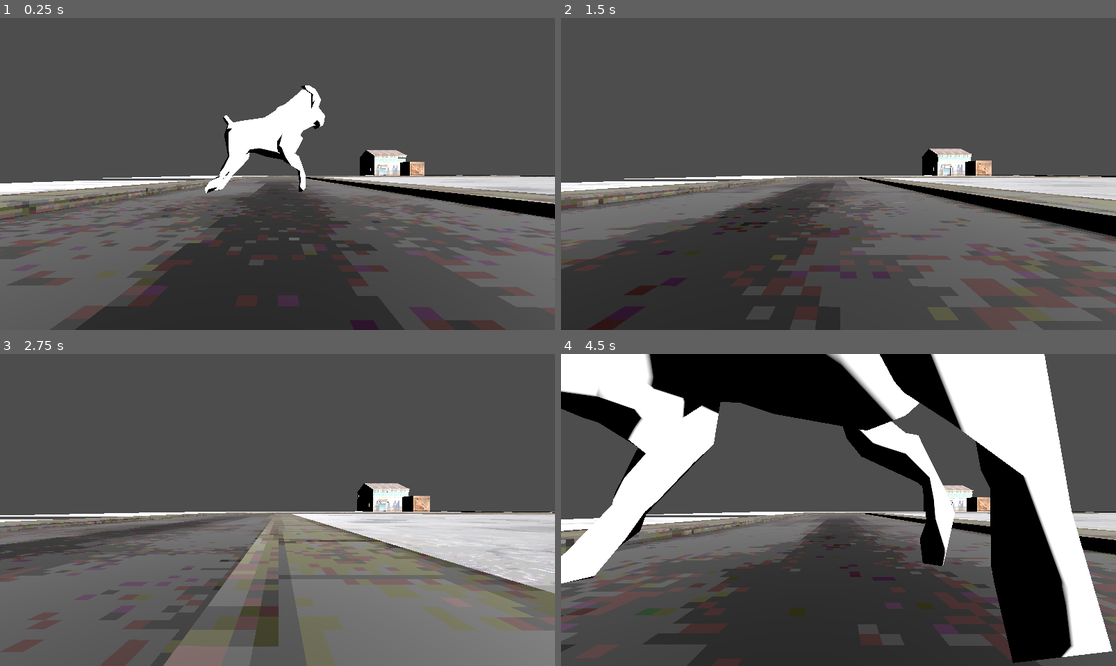
Above: before the commit, frames 1-4 (two rows, left to right).
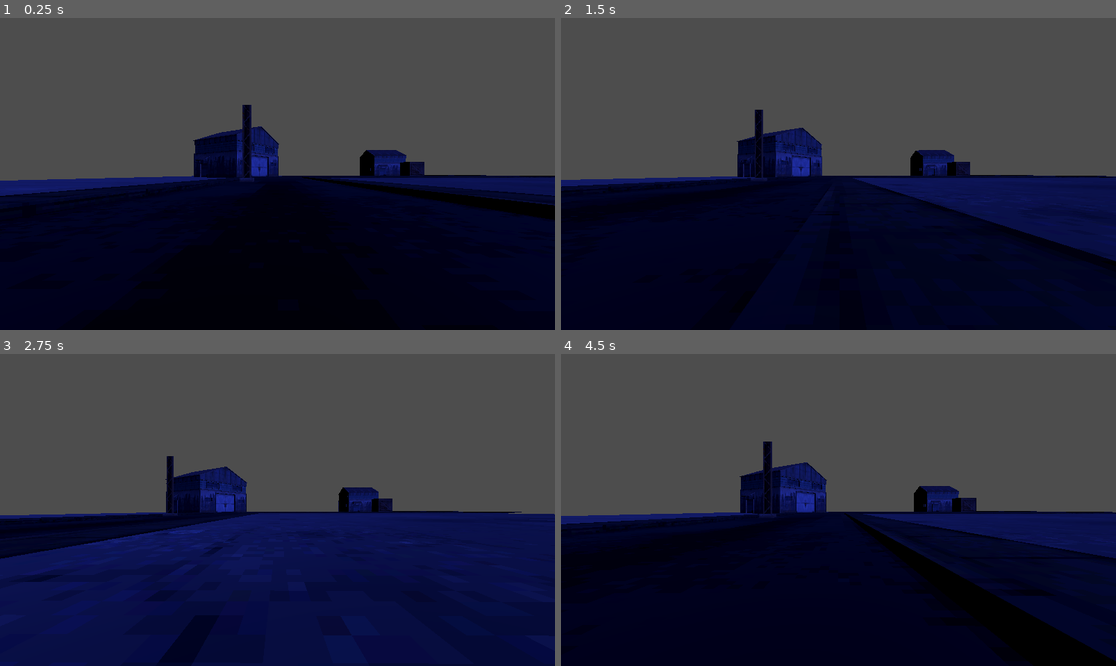
Above: after the commit, the same moments.

Repository: STBNgs/scream_jam_2025
Game: Godot game, scene res://Scenes/exterior_1.tscn
Same seed, same stepped clock (60 frames per second), same inputs: the game is played once before the commit and once after it.
Inputs:
- Up to frame 1 (0.25 s): no input
- Up to frame 2 (1.5 s): tap Enter (ui_accept) at 0.5, 0.77 s; hold Right (ui_right) 0.53-1.28 s; hold Down (ui_down) from 1.28 s (still down)
- Up to frame 3 (2.75 s): tap Enter (ui_accept) at 1.52 s; release Down (ui_down) at 2.03 s; hold Right (ui_right) from 2.03 s (still down)
- Up to frame 4 (4.5 s): release Right (ui_right) at 2.78 s; hold Up (ui_up) 2.78-3.53 s; tap Enter (ui_accept) at 3.02, 3.77 s; hold Left (ui_left) from 3.53 s (still down)

The runs differ from the first frame. In frame 1, 53% of the frame differs, in the area x 0-100%, y 21-100%; in frame 2, 52%; in frame 3, 52%; in frame 4, 79%, in the area x 0-100%, y 0-100%.

Commit message:
simplificacion juego, eliminando perro, agregar casa, agregado mesh de la casa y su colision, usando piso como un solo gran static body con mesh cuadrado aplanado, cambiando luz a azul obscuro, modificado el movimiento

Diff:
--- a/Scenes/exterior_1.tscn
+++ b/Scenes/exterior_1.tscn
@@ -1,124 +1,31 @@
-[gd_scene load_steps=16 format=3 uid="uid://blkr4clxs8gpa"]
+[gd_scene load_steps=13 format=3 uid="uid://blkr4clxs8gpa"]
 
 [ext_resource type="ArrayMesh" uid="uid://p2d0prym7166" path="res://ModelosIndustrial/Industrial_exterior_v2_Road_long.res" id="1_n15es"]
 [ext_resource type="ArrayMesh" uid="uid://c30ln5l4ivop3" path="res://ModelosIndustrial/Industrial_exterior_v2_Road_short.res" id="2_b5sfw"]
 [ext_resource type="ArrayMesh" uid="uid://daemjlwianefy" path="res://ModelosIndustrial/Industrial_exterior_v2_Road_turn_1.res" id="3_2bkhb"]
 [ext_resource type="ArrayMesh" uid="uid://1atomhatasjn" path="res://ModelosIndustrial/Industrial_exterior_v2_Road_turn_3.res" id="4_a5obf"]
-[ext_resource type="Script" path="res://Scenes/perro.gd" id="4_c4n38"]
 [ext_resource type="ArrayMesh" uid="uid://bqyccevks32em" path="res://ModelosIndustrial/Industrial_exterior_v2_Alphalt_Floor.res" id="5_n6ve7"]
 [ext_resource type="ArrayMesh" uid="uid://cossqg61tjih7" path="res://ModelosIndustrial/Industrial_exterior_v2_Box_wood.res" id="6_nk37w"]
 [ext_resource type="ArrayMesh" uid="uid://dnkwxpm1x7a0k" path="res://ModelosIndustrial/Industrial_exterior_v2_Building_2.res" id="7_4w8qm"]
-[ext_resource type="PackedScene" uid="uid://b61j038w5osqn" path="res://enemies/low res scary dog.fbx" id="8_bny88"]
+[ext_resource type="ArrayMesh" uid="uid://b28dffjr16874" path="res://ModelosIndustrial/Industrial_exterior_v2_Bridges_support_1.res" id="9_qwbu7"]
 [ext_resource type="Script" path="res://Scripts/player.gd" id="10_3yg3n"]
 
-[sub_resource type="SphereShape3D" id="SphereShape3D_76bdv"]
+[sub_resource type="BoxShape3D" id="BoxShape3D_ndr65"]
+size = Vector3(1.08203, 1.00964, 1.26147)
 
 [sub_resource type="BoxShape3D" id="BoxShape3D_fmw67"]
 
 [sub_resource type="BoxShape3D" id="BoxShape3D_8l3sk"]
-size = Vector3(0.918091, 1, 1)
-
-[sub_resource type="NavigationMesh" id="NavigationMesh_8uyst"]
-
-[sub_resource type="PlaneMesh" id="PlaneMesh_8fcvt"]
+size = Vector3(0.918091, 1, 2.01025)
 
 [node name="Exterior1" type="Node3D"]
 
 [node name="calles" type="Node" parent="."]
 
 [node name="IndustrialExteriorV2AlphaltFloor4" type="MeshInstance3D" parent="calles"]
-transform = Transform3D(1, 0, 0, 0, 1, 0, 0, 0, 1, 13.3667, -1.90735e-06, 12.0138)
+transform = Transform3D(7.24292, 0, 0, 0, 1, 0, 0, 0, 5.56381, 45.2424, -0.272699, 12.9099)
 mesh = ExtResource("5_n6ve7")
 skeleton = NodePath("../..")
-
-[node name="IndustrialExteriorV2AlphaltFloor3" type="MeshInstance3D" parent="calles"]
-transform = Transform3D(1, 0, 0, 0, 1, 0, 0, 0, 1, -2.63744, 0, 11.9446)
-mesh = ExtResource("5_n6ve7")
-skeleton = NodePath("../..")
-
-[node name="IndustrialExteriorV2AlphaltFloor2" type="MeshInstance3D" parent="calles"]
-transform = Transform3D(1, 0, 0, 0, 1, 0, 0, 0, 1, 13.8182, -0.206238, -11.9096)
-mesh = ExtResource("5_n6ve7")
-skeleton = NodePath("../..")
-
-[node name="IndustrialExteriorV2AlphaltFloor" type="MeshInstance3D" parent="calles"]
-transform = Transform3D(1, 0, 0, 0, 1, 0, 0, 0, 1, -1.95541, -0.261307, -11.9574)
-mesh = ExtResource("5_n6ve7")
-skeleton = NodePath("../..")
-
-[node name="IndustrialExteriorV2AlphaltFloor6" type="MeshInstance3D" parent="calles"]
-transform = Transform3D(1, 0, 0, 0, 1, 0, 0, 0, 1, 29.5467, 0, -11.7691)
-mesh = ExtResource("5_n6ve7")
-skeleton = NodePath("../..")
-
-[node name="IndustrialExteriorV2AlphaltFloor7" type="MeshInstance3D" parent="calles"]
-transform = Transform3D(0.862637, 0, 0.505823, 0, 1, 0, -0.505823, 0, 0.862637, 41.2725, 0.065464, -7.62139)
-mesh = ExtResource("5_n6ve7")
-
-[node name="IndustrialExteriorV2AlphaltFloor8" type="MeshInstance3D" parent="calles"]
-transform = Transform3D(1, 0, 0, 0, 1, 0, 0, 0, 1, 46.4431, 0, 5.20906)
-mesh = ExtResource("5_n6ve7")
-
-[node name="IndustrialExteriorV2AlphaltFloor9" type="MeshInstance3D" parent="calles"]
-transform = Transform3D(1, 0, 0, 0, 1, 0, 0, 0, 1, 44.2681, 0, -11.8465)
-mesh = ExtResource("5_n6ve7")
-
-[node name="IndustrialExteriorV2AlphaltFloor10" type="MeshInstance3D" parent="calles"]
-transform = Transform3D(1, 0, 0, 0, 1, 0, 0, 0, 1, 50.2325, 0, -9.26947)
-mesh = ExtResource("5_n6ve7")
-
-[node name="IndustrialExteriorV2AlphaltFloor11" type="MeshInstance3D" parent="calles"]
-transform = Transform3D(1, 0, 0, 0, 1, 0, 0, 0, 1, 46.4097, 0, 19.2191)
-mesh = ExtResource("5_n6ve7")
-
-[node name="IndustrialExteriorV2AlphaltFloor12" type="MeshInstance3D" parent="calles"]
-transform = Transform3D(1, 0, 0, 0, 1, 0, 0, 0, 1, 21.9787, 0, 27.7599)
-mesh = ExtResource("5_n6ve7")
-skeleton = NodePath("../..")
-
-[node name="IndustrialExteriorV2AlphaltFloor13" type="MeshInstance3D" parent="calles"]
-transform = Transform3D(1, 0, 0, 0, 1, 0, 0, 0, 1.19605, 46.6673, 0, 35.4037)
-mesh = ExtResource("5_n6ve7")
-skeleton = NodePath("../..")
-
-[node name="IndustrialExteriorV2AlphaltFloor14" type="MeshInstance3D" parent="calles"]
-transform = Transform3D(0.928667, 0, 0.370914, 0, 1, 0, -0.370914, 0, 0.928667, 25.0878, 0, 52.6634)
-mesh = ExtResource("5_n6ve7")
-skeleton = NodePath("../..")
-
-[node name="IndustrialExteriorV2AlphaltFloor15" type="MeshInstance3D" parent="calles"]
-transform = Transform3D(1, 0, 0, 0, 1, 0, 0, 0, 1, 37.1257, 0, 61.2321)
-mesh = ExtResource("5_n6ve7")
-skeleton = NodePath("../..")
-
-[node name="IndustrialExteriorV2AlphaltFloor16" type="MeshInstance3D" parent="calles"]
-transform = Transform3D(1, 0, 0, 0, 1, 0, 0, 0, 1, 22.4189, 0, 43.0107)
-mesh = ExtResource("5_n6ve7")
-skeleton = NodePath("../..")
-
-[node name="IndustrialExteriorV2AlphaltFloor17" type="MeshInstance3D" parent="calles"]
-transform = Transform3D(1, 0, 0, 0, 1, 0, 0, 0, 1, 52.5849, 0, 61.2908)
-mesh = ExtResource("5_n6ve7")
-skeleton = NodePath("../..")
-
-[node name="IndustrialExteriorV2AlphaltFloor18" type="MeshInstance3D" parent="calles"]
-transform = Transform3D(1, 0, 0, 0, 1, 0, 0, 0, 1, 65.0718, 0, 61.8153)
-mesh = ExtResource("5_n6ve7")
-skeleton = NodePath("../..")
-
-[node name="IndustrialExteriorV2AlphaltFloor19" type="MeshInstance3D" parent="calles"]
-transform = Transform3D(1, 0, 0, 0, 1, 0, 0, 0, 1, 61.2963, 0, 37.4075)
-mesh = ExtResource("5_n6ve7")
-skeleton = NodePath("../..")
-
-[node name="IndustrialExteriorV2AlphaltFloor20" type="MeshInstance3D" parent="calles"]
-transform = Transform3D(1, 0, 0, 0, 1, 0, 0, 0, 1, 76.9583, 0, 37.6062)
-mesh = ExtResource("5_n6ve7")
-skeleton = NodePath("../..")
-
-[node name="IndustrialExteriorV2AlphaltFloor5" type="MeshInstance3D" parent="calles"]
-transform = Transform3D(1, 0, 0, 0, 1, 0, 0, 0, 1, 22.3262, -3.8147e-06, 11.972)
-mesh = ExtResource("5_n6ve7")
 
 [node name="EdificioCajas" type="Node" parent="."]
 
@@ -132,41 +39,18 @@
 mesh = ExtResource("7_4w8qm")
 skeleton = NodePath("../..")
 
+[node name="StaticBody3D" type="StaticBody3D" parent="EdificioCajas"]
+
+[node name="IndustrialExteriorV2Building3" type="MeshInstance3D" parent="EdificioCajas/StaticBody3D"]
+transform = Transform3D(0.528498, 0, 0.848935, 0, 1, 0, -0.848935, 0, 0.528498, 39.6997, 0, -7.2756)
+mesh = ExtResource("7_4w8qm")
+skeleton = NodePath("../../..")
+
+[node name="CollisionShape3D" type="CollisionShape3D" parent="EdificioCajas/StaticBody3D"]
+transform = Transform3D(9.46567, 0, -4.43948, 0, 7.2656, 0, 5.90539, 0, 7.11598, 39.9741, 2.96512, -7.85487)
+shape = SubResource("BoxShape3D_ndr65")
+
 [node name="Enemigos" type="Node" parent="."]
-
-[node name="Perro" type="CharacterBody3D" parent="Enemigos"]
-script = ExtResource("4_c4n38")
-
-[node name="Modelo" parent="Enemigos/Perro" instance=ExtResource("8_bny88")]
-transform = Transform3D(1, 0, 0, 0, 1, 0, 0, 0, 1, 3.3388, 0.930032, -0.210743)
-
-[node name="NavigationAgent3D" type="NavigationAgent3D" parent="Enemigos/Perro"]
-
-[node name="Area3D" type="Area3D" parent="Enemigos/Perro"]
-transform = Transform3D(1, 0, 0, 0, 1, 0, 0, 0, 1, 61.4709, 0.930032, 49.1023)
-
-[node name="CollisionShape3D" type="CollisionShape3D" parent="Enemigos/Perro/Area3D"]
-transform = Transform3D(1.60608, 0, 0, 0, 1.60608, 0, 0, 0, 1.60608, 0, 0, 0)
-shape = SubResource("SphereShape3D_76bdv")
-
-[node name="CollisionShape3D" type="CollisionShape3D" parent="Enemigos/Perro"]
-
-[node name="Timer" type="Timer" parent="Enemigos/Perro"]
-
-[node name="PatrolPoints" type="Node3D" parent="Enemigos/Perro"]
-transform = Transform3D(1, 0, 0, 0, 1, 0, 0, 0, 1, 0.106391, 0.00761414, -0.0407982)
-
-[node name="P0" type="Marker3D" parent="Enemigos/Perro/PatrolPoints"]
-transform = Transform3D(1, 0, 0, 0, 1, 0, 0, 0, 1, 21.6996, 1.50526, 16.3697)
-
-[node name="P1" type="Marker3D" parent="Enemigos/Perro/PatrolPoints"]
-transform = Transform3D(1, 0, 0, 0, 1, 0, 0, 0, 1, 43.2509, 0, 0)
-
-[node name="P2" type="Marker3D" parent="Enemigos/Perro/PatrolPoints"]
-transform = Transform3D(1, 0, 0, 0, 1, 0, 0, 0, 1, 47.0971, 0, 40.83)
-
-[node name="P3" type="Marker3D" parent="Enemigos/Perro/PatrolPoints"]
-transform = Transform3D(8.61032, 0, 0, 0, 4.17066, 0, 0, 0, 5.65672, 27.1175, 2.13483, 49.774)
 
 [node name="Player" type="Node" parent="."]
 
@@ -221,7 +105,7 @@
 [node name="StaticBody3D" type="StaticBody3D" parent="Pista"]
 
 [node name="CollisionShape3D" type="CollisionShape3D" parent="Pista/StaticBody3D"]
-transform = Transform3D(19.1278, 0, 0, 0, -0.0740039, 0, 0, 0, 8.8172, -1.14084, -0.068609, 0)
+transform = Transform3D(139.553, 0, 0, 0, -0.107328, 0, 0, 0, 38.4677, 51.7512, -0.068609, 19.25)
 shape = SubResource("BoxShape3D_8l3sk")
 
 [node name="IndustrialExteriorV2RoadLong" type="MeshInstance3D" parent="Pista/StaticBody3D"]
@@ -229,21 +113,17 @@
 mesh = ExtResource("1_n15es")
 skeleton = NodePath("../../..")
 
-[node name="NavigationRegion3D" type="NavigationRegion3D" parent="Pista/StaticBody3D/IndustrialExteriorV2RoadLong"]
-transform = Transform3D(3.5649, 0, -2.84217e-14, 0, 1, 0, -1.42109e-14, 0, 6.42327, 0, 0.15711, 0)
-navigation_mesh = SubResource("NavigationMesh_8uyst")
+[node name="luz" type="Node" parent="."]
 
-[node name="MallaNavegacionPerro" type="Node" parent="."]
-
-[node name="NavigationRegion3D" type="NavigationRegion3D" parent="MallaNavegacionPerro"]
-
-[node name="MeshInstance3D" type="MeshInstance3D" parent="MallaNavegacionPerro/NavigationRegion3D"]
-transform = Transform3D(1, 0, 0, 0, 1, 0, 0, 0, 1, 8.32082, 0.78563, 0)
-mesh = SubResource("PlaneMesh_8fcvt")
-
-[node name="Node" type="Node" parent="."]
-
-[node name="DirectionalLight3D" type="DirectionalLight3D" parent="Node"]
+[node name="DirectionalLight3D" type="DirectionalLight3D" parent="luz"]
 transform = Transform3D(-0.458991, 0.65216, -0.603336, -0.888441, -0.336922, 0.311698, 0, 0.679096, 0.73405, 0, 55.3332, 0.0319405)
+light_color = Color(0.0588235, 0.0901961, 0.360784, 1)
 light_energy = 11.555
 sky_mode = 1
+
+[node name="MiscCalle" type="Node" parent="."]
+
+[node name="IndustrialExteriorV2BridgesSupport1" type="MeshInstance3D" parent="MiscCalle"]
+transform = Transform3D(1, 0, 0, 0, 1, 0, 0, 0, 1, 13.794, 0, -2.15869)
+mesh = ExtResource("9_qwbu7")
+skeleton = NodePath("../..")
--- a/Scripts/Perro/low_res_scary_dog.gd
+++ /dev/null
@@ -1,37 +0,0 @@
-extends CharacterBody3D
-
-@onready var nav_agent: NavigationAgent3D = $NavigationAgent3D
-@onready var vision_area: Area3D = $Area3D
-
-var velocidad: float = 3.0
-var objetivo: Node3D = null
-var patrulla: Array = [Vector3(0,0,0), Vector3(10,0,0), Vector3(10,0,10), Vector3(0,0,10)]
-var indice_patrulla: int = 0
-var persiguiendo: bool = false
-
-func _ready():
-	vision_area.body_entered.connect(_on_vision_enter)
-	vision_area.body_exited.connect(_on_vision_exit)
-	nav_agent.target_position = patrulla[indice_patrulla]
-
-func _physics_process(delta: float):
-	if persiguiendo and objetivo:
-		nav_agent.target_position = objetivo.global_position
-	elif not persiguiendo and nav_agent.is_navigation_finished():
-		indice_patrulla = (indice_patrulla + 1) % patrulla.size()
-		nav_agent.target_position = patrulla[indice_patrulla]
-
-	if nav_agent.is_target_reachable():
-		var dir = (nav_agent.get_next_path_position() - global_position).normalized()
-		velocity = dir * velocidad
-		move_and_slide()
-
-func _on_vision_enter(body: Node):
-	if body.name == "Player": # cambia por el nombre real del nodo jugador
-		objetivo = body
-		persiguiendo = true
-
-func _on_vision_exit(body: Node):
-	if body == objetivo:
-		objetivo = null
-		persiguiendo = false
--- a/Scripts/player.gd
+++ b/Scripts/player.gd
@@ -16,7 +16,7 @@
 
 	# Get the input direction and handle the movement/deceleration.
 	# As good practice, you should replace UI actions with custom gameplay actions.
-	var input_dir := Input.get_vector("ui_left", "ui_right", "ui_up", "ui_down")
+	var input_dir := Input.get_vector("down", "up", "left", "right")
 	var direction := (transform.basis * Vector3(input_dir.x, 0, input_dir.y)).normalized()
 	if direction:
 		velocity.x = direction.x * SPEED
--- a/project.godot
+++ b/project.godot
@@ -14,3 +14,26 @@
 run/main_scene="res://Scenes/exterior_1.tscn"
 config/features=PackedStringArray("4.3", "Forward Plus")
 config/icon="res://icon.svg"
+
+[input]
+
+left={
+"deadzone": 0.5,
+"events": [Object(InputEventKey,"resource_local_to_scene":false,"resource_name":"","device":-1,"window_id":0,"alt_pressed":false,"shift_pressed":false,"ctrl_pressed":false,"meta_pressed":false,"pressed":false,"keycode":0,"physical_keycode":4194319,"key_label":0,"unicode":0,"location":0,"echo":false,"script":null)
+]
+}
+right={
+"deadzone": 0.5,
+"events": [Object(InputEventKey,"resource_local_to_scene":false,"resource_name":"","device":-1,"window_id":0,"alt_pressed":false,"shift_pressed":false,"ctrl_pressed":false,"meta_pressed":false,"pressed":false,"keycode":0,"physical_keycode":4194321,"key_label":0,"unicode":0,"location":0,"echo":false,"script":null)
+]
+}
+up={
+"deadzone": 0.5,
+"events": [Object(InputEventKey,"resource_local_to_scene":false,"resource_name":"","device":-1,"window_id":0,"alt_pressed":false,"shift_pressed":false,"ctrl_pressed":false,"meta_pressed":false,"pressed":false,"keycode":0,"physical_keycode":4194320,"key_label":0,"unicode":0,"location":0,"echo":false,"script":null)
+]
+}
+down={
+"deadzone": 0.5,
+"events": [Object(InputEventKey,"resource_local_to_scene":false,"resource_name":"","device":-1,"window_id":0,"alt_pressed":false,"shift_pressed":false,"ctrl_pressed":false,"meta_pressed":false,"pressed":false,"keycode":0,"physical_keycode":4194322,"key_label":0,"unicode":0,"location":0,"echo":false,"script":null)
+]
+}
